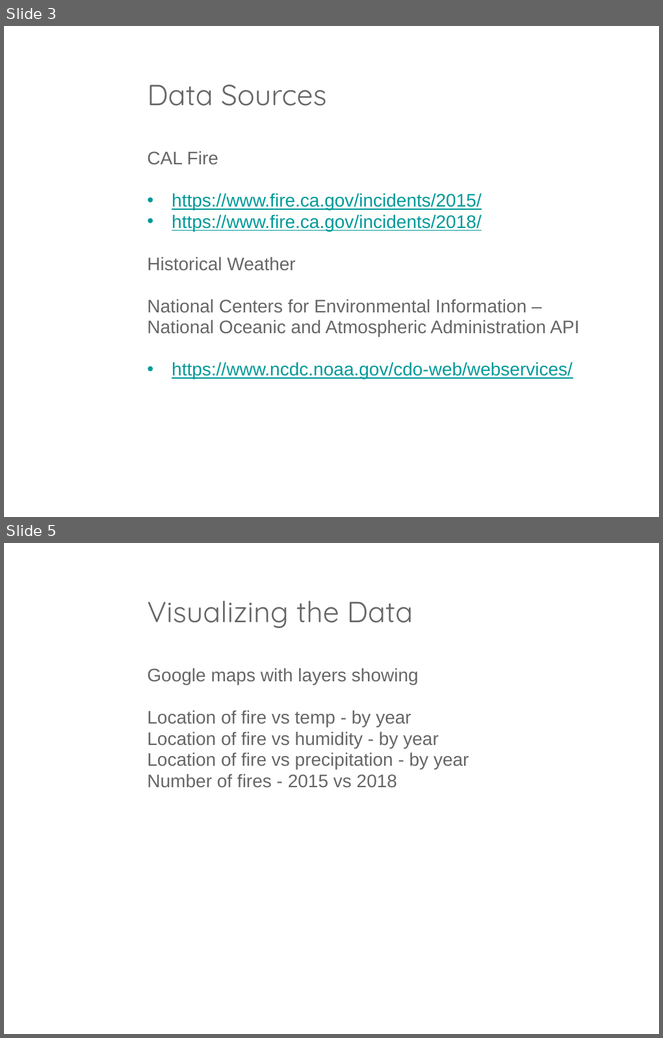
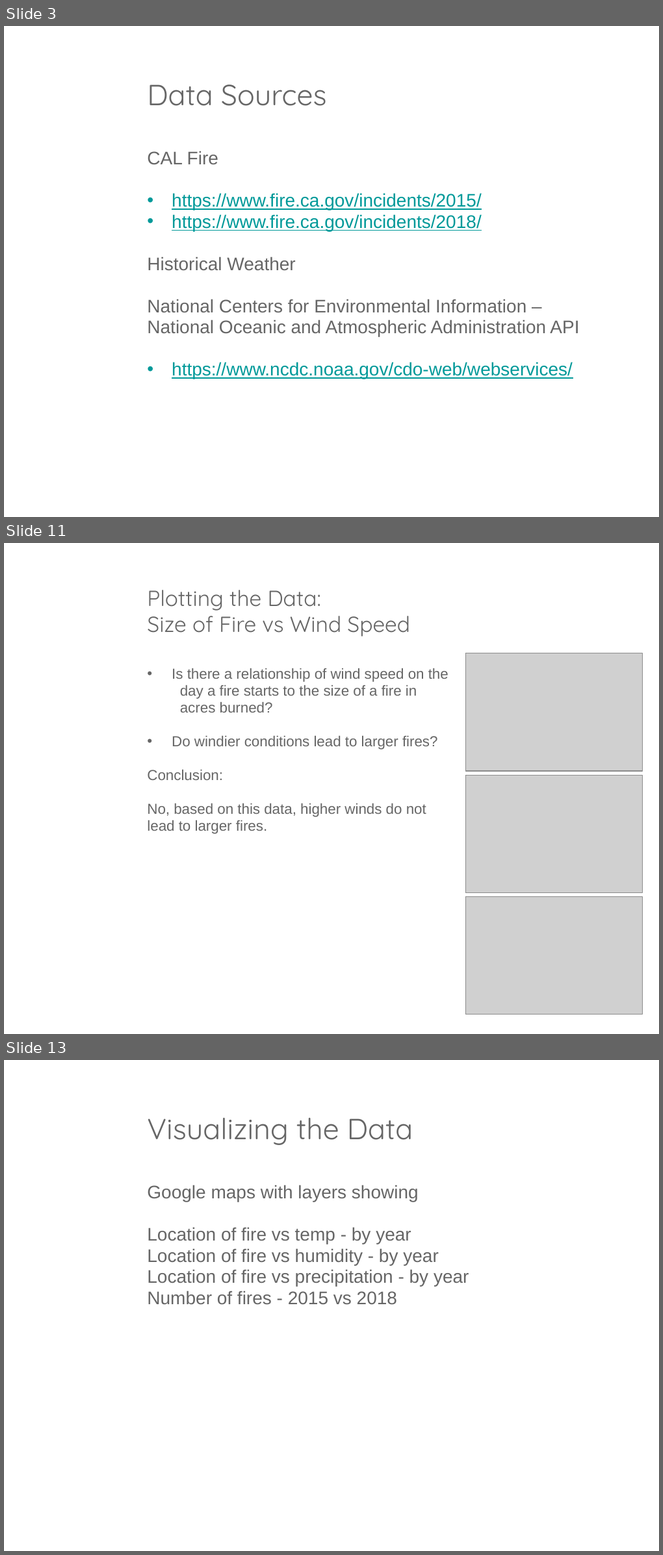
Before and after one commit to BenFarniok/project-1, a slide deck: Team7Project.pptx. Shown one above the other, each under a label of ours: slides 3 and 5 before the commit, slides 3, 11 and 13 after it; the slides between them are not shown. The pictures are 663x1038 and 663x1555 pixels, drawn with LibreOffice and Linux fonts; fonts in the diff are those of the drawing; grey boxes stand for pictures; background and template pictures are left out. Boxes give left, top, right and bottom in pixels: in the first picture for what was removed or moved away, otherwise in the second. Text is boxed around its words. In the diff, an @@ line names an element or a change of style, - is before the commit and + after.

```diff
--- a/Team7Project.pptx
+++ b/Team7Project.pptx
@@ slide 11 added at bbox=[4, 543, 659, 1034], background picture (left out) @@
@@ title added at bbox=[147, 590, 410, 637], 24 pt, text #666666 @@
+Plotting the Data:
+Size of Fire vs Wind Speed
@@ picture added at bbox=[466, 653, 643, 771] @@
@@ text added at bbox=[147, 668, 449, 834], 16 pt, text #666666 @@
+• Is there a relationship of wind speed on the
+  day a fire starts to the size of a fire in
+  acres burned?
+• Do windier conditions lead to larger fires?
+Conclusion:
+No, based on this data, higher winds do not
+lead to larger fires.
@@ picture added at bbox=[466, 775, 643, 893] @@
@@ picture added at bbox=[466, 897, 643, 1015] @@
@@ what was slide 5 is now slide 13 @@
```
Also in this commit, not shown: 1 slide changed, 7 other slides added, 33 other files.
